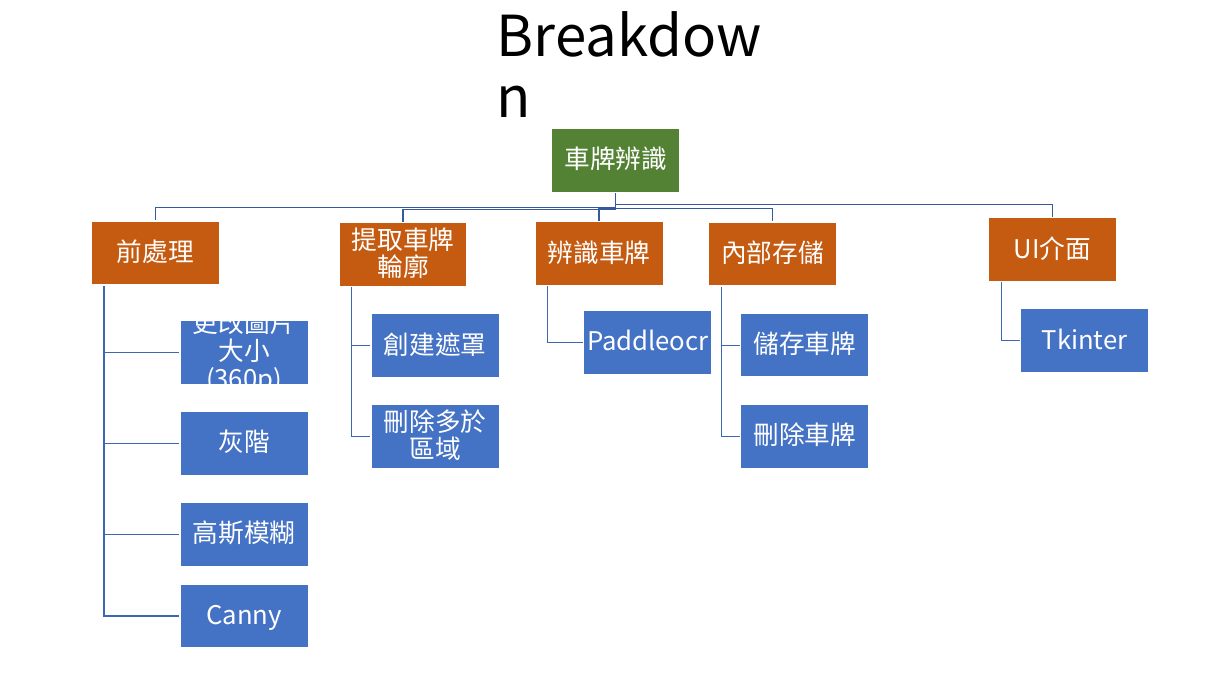
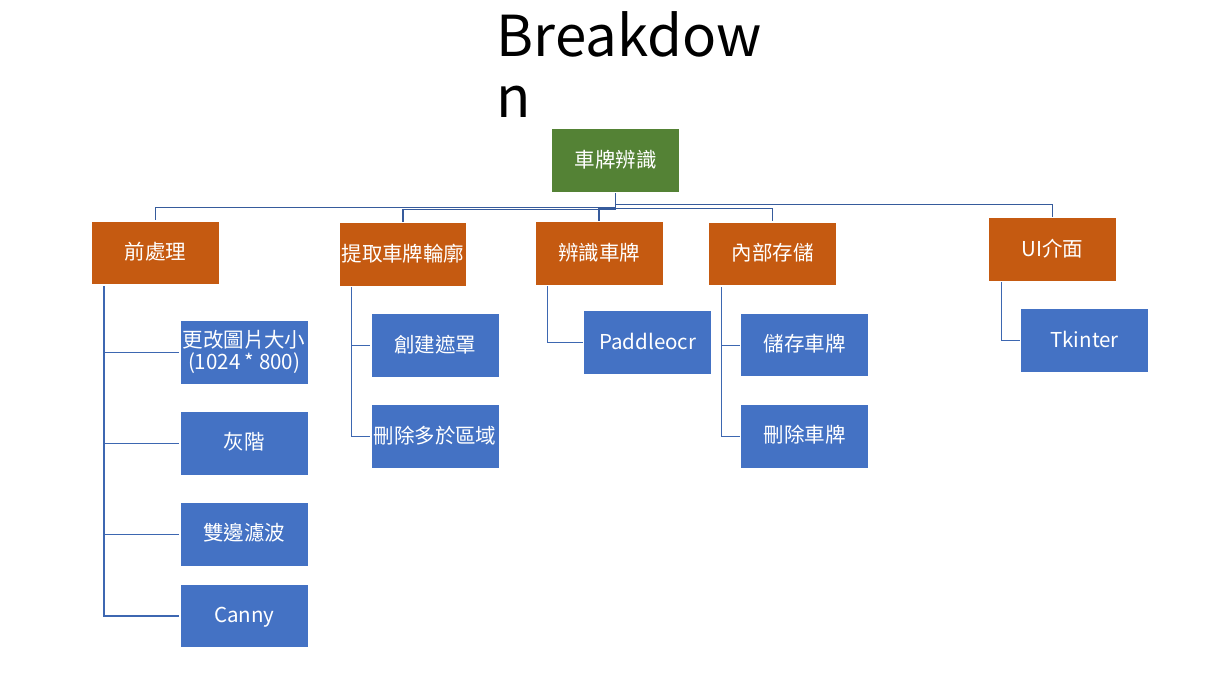
Before and after one commit to Koukya/Embedded-Image-Processing, a slide deck: slide 3 of 車牌辨識.pptx. Drawn at 1232x693 pixels with LibreOffice and Linux fonts; fonts in the diff are those of the drawing. Boxes give left, top, right and bottom in pixels: in the first picture for what was removed or moved away, otherwise in the second. Text is boxed around its words. In the diff, an @@ line names an element or a change of style, - is before the commit and + after.

```diff
--- a/車牌辨識.pptx
+++ b/車牌辨識.pptx
@@ size 20 to 16 pt; less space between paragraphs in 14 elements at (575, 149, 657, 169), (125, 241, 186, 261), (224, 431, 265, 451), (214, 606, 274, 627), (342, 243, 465, 263), (394, 334, 476, 354), (374, 426, 497, 445), (558, 242, 640, 262), (599, 332, 696, 350), (732, 243, 814, 262), (764, 334, 846, 353), (764, 425, 846, 444), (1022, 239, 1084, 258), (1050, 330, 1118, 348) @@
@@ text at (183, 330, 306, 373): text changed; size 20 to 16 pt @@
-更改圖片大小(360p)
+更改圖片大小(1024 * 800)
@@ text at (203, 523, 285, 542): text changed; size 20 to 16 pt @@
-高斯模糊
+雙邊濾波
```
Also in this commit, not shown: 2 other slides changed, 4 slides added.
